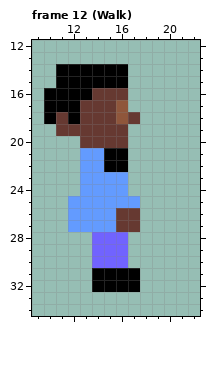
One commit to this pixel-art file: assets/main_char.aseprite. This is how it looked before the edit.
64x64 pixels, 12 frames. Shown: frame 12 (Walk): x 9..22, y 12..34. The commit also changed other frames, which this record leaves out.
Once edited:
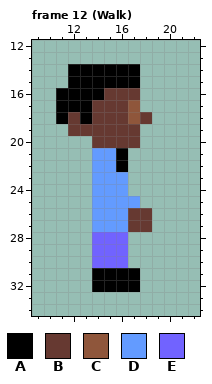
Palette (. is transparent): A #000000  B #663931  C #8f563b  D #639bff  E #7163ff
Changes in this commit:
Frame 12 (Walk):
Colour A now appears in rows 14 to 15 at x 17.
The author changed colour B to colour A in row 16 at x 14; in row 17 at x 13; in row 18 at x 11 and 13.
Colour B now appears in row 16 at x 17; in row 18 at x 18; in rows 19 to 20 at x 17; in rows 26 to 27 at x 18.
The author changed colour A to colour B in row 18 at x 12.
The author changed colour C to colour B in rows 17 to 18 at x 16.
Colour C now appears in row 17 at x 17.
The author changed colour B to colour C in row 18 at x 17.
The author changed colour A to colour D in rows 21 to 22 at x 15.
The author changed colour B to colour D in rows 26 to 27 at x 16.
Colour A is gone in rows 14 to 15 at x 11; in rows 16 to 18 at x 10.
Colour B is gone in row 19 at x 11; in row 20 at x 13.
Colour D is gone in rows 21 to 24 at x 13; in rows 25 to 27 at x 12 to 13.
Changed places in both pictures, as pixel boxes (x1, y1, x2, y2):
changed: (44, 64, 152, 232)
